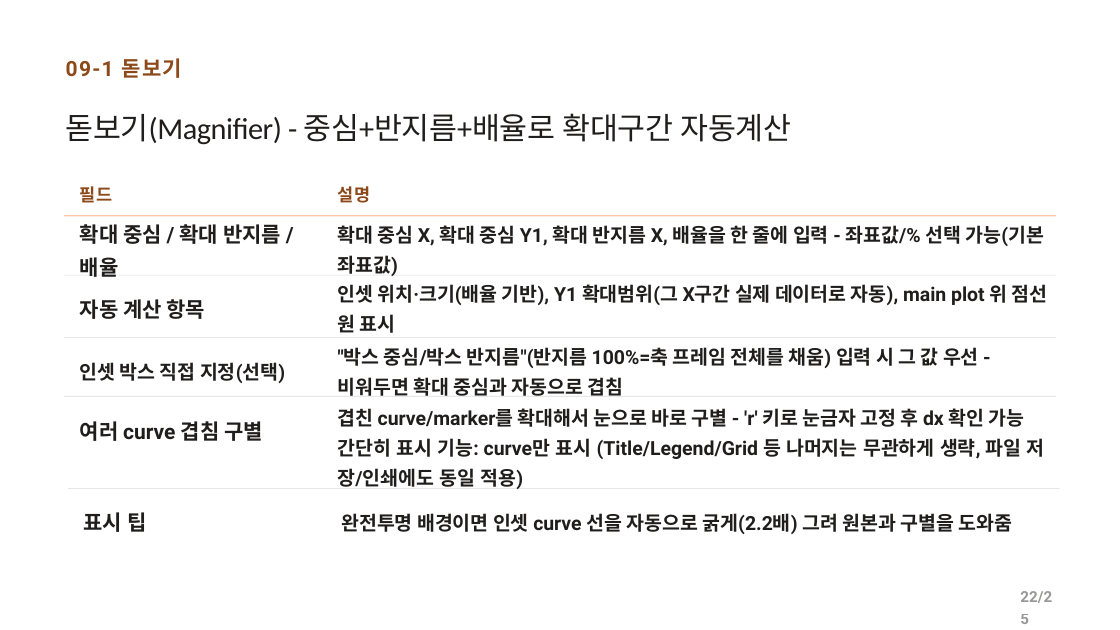
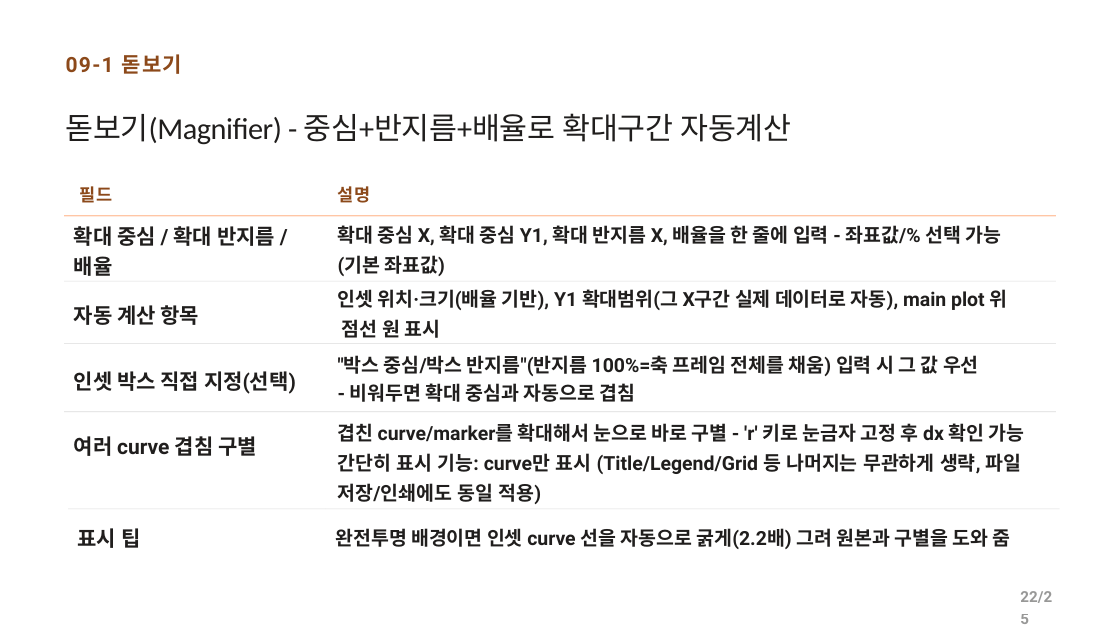
Before and after one commit to CWKIM113/CathPlot_Pub, a slide deck: slide 22 of CathPlot_발표.pptx. Drawn at 1120x630 pixels with LibreOffice and Linux fonts; fonts in the diff are those of the drawing. Boxes give left, top, right and bottom in pixels: in the first picture for what was removed or moved away, otherwise in the second. Text is boxed around its words. In the diff, an @@ line names an element or a change of style, - is before the commit and + after.

```diff
--- a/CathPlot_발표.pptx
+++ b/CathPlot_발표.pptx
@@ text "09-1 돋보기" at [66, 54, 182, 74]: line spacing 0.84 to 0.94 @@
@@ text "확대 중심 / 확대 반지름 ..." at [74, 226, 275, 276]: line spacing 1.3 to 1.2 @@
@@ text at [338, 225, 1002, 276]: text changed @@
-확대 중심 X, 확대 중심 Y1, 확대 반지름 X, 배율을 한 줄에 입력 - 좌표값/% 선택 가능(기본 좌표값)
+확대 중심 X, 확대 중심 Y1, 확대 반지름 X, 배율을 한 줄에 입력 - 좌표값/% 선택 가능
+(기본 좌표값)
@@ text "자동 계산 항목": place and size @@
-text "자동 계산 항목" at [80, 299, 206, 319]
+text "자동 계산 항목" at [74, 305, 200, 325]
@@ text at [338, 289, 1008, 338]: text changed @@
-인셋 위치·크기(배율 기반), Y1 확대범위(그 X구간 실제 데이터로 자동), main plot 위 점선 원 표시
+인셋 위치·크기(배율 기반), Y1 확대범위(그 X구간 실제 데이터로 자동), main plot 위
+점선 원 표시
@@ text "인셋 박스 직접 지정(선택)" at [74, 371, 296, 394]: size 25 to 27 pt @@
@@ 4 rectangles: place and size @@
-4 rectangles at [64, 275, 1056, 338]
+4 rectangles at [64, 281, 1056, 344]
@@ text at [338, 355, 979, 402]: text changed @@
-"박스 중심/박스 반지름"(반지름 100%=축 프레임 전체를 채움) 입력 시 그 값 우선 - 비워두면 확대 중심과 자동으로 겹침
+"박스 중심/박스 반지름"(반지름 100%=축 프레임 전체를 채움) 입력 시 그 값 우선
+- 비워두면 확대 중심과 자동으로 겹침
@@ rectangle: place and size @@
-rectangle at [64, 396, 322, 396]
+rectangle at [64, 412, 322, 412]
@@ rectangle: place and size @@
-rectangle at [322, 396, 1056, 396]
+rectangle at [322, 412, 1056, 412]
@@ text "여러 curve 겹침 구별": place and size @@
-text "여러 curve 겹침 구별" at [80, 421, 263, 441]
+text "여러 curve 겹침 구별" at [74, 436, 257, 456]
@@ text "겹친 curve/marker를 확대해서 눈으로 바로 ..." rewrapped from [338, 408, 1045, 489] to [338, 423, 1025, 504] @@
@@ rectangle: place and size @@
-rectangle at [68, 488, 325, 489]
+rectangle at [68, 508, 325, 509]
@@ rectangle: place and size @@
-rectangle at [326, 488, 1060, 489]
+rectangle at [326, 508, 1060, 509]
@@ text "표시 팁": place and size @@
-text "표시 팁" at [84, 512, 146, 532]
+text "표시 팁" at [78, 528, 140, 548]
@@ text "표시 팁" at [78, 528, 140, 548]: line spacing 1.2 to 1.3 @@
@@ text at [335, 528, 1011, 549]: spaces changed @@
-완전투명 배경이면 인셋 curve 선을 자동으로 굵게(2.2배) 그려 원본과 구별을 도와줌
+완전투명 배경이면 인셋 curve 선을 자동으로 굵게(2.2배) 그려 원본과 구별을 도와 줌
```
Also in this commit, not shown: 22 other slides changed, 1 other file.
